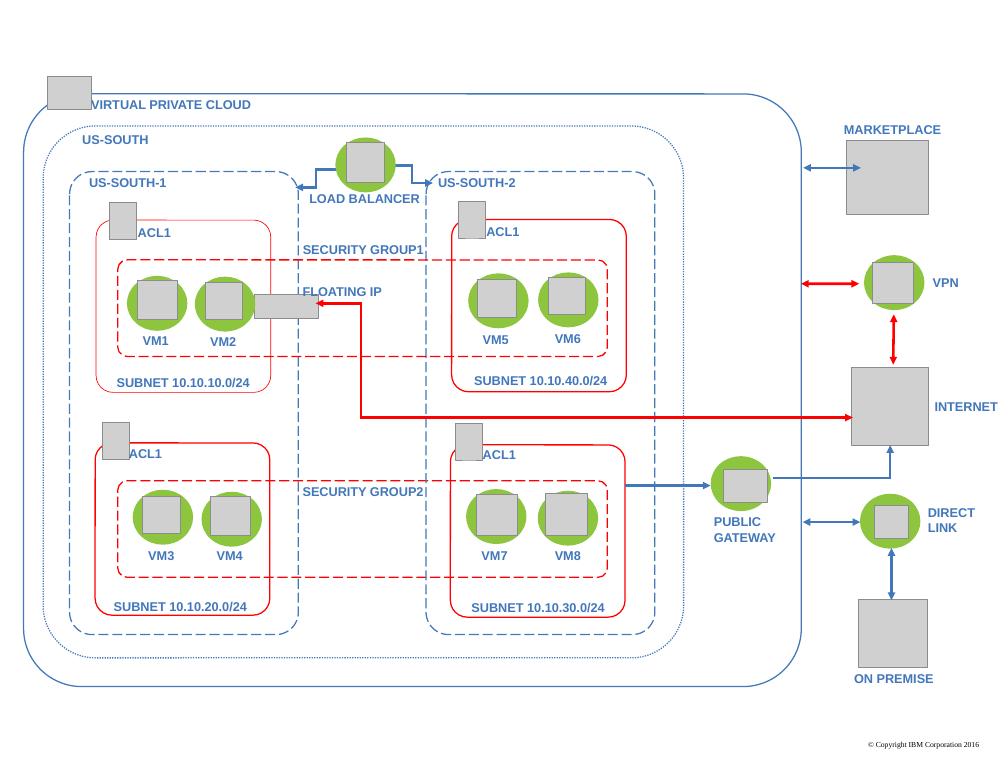
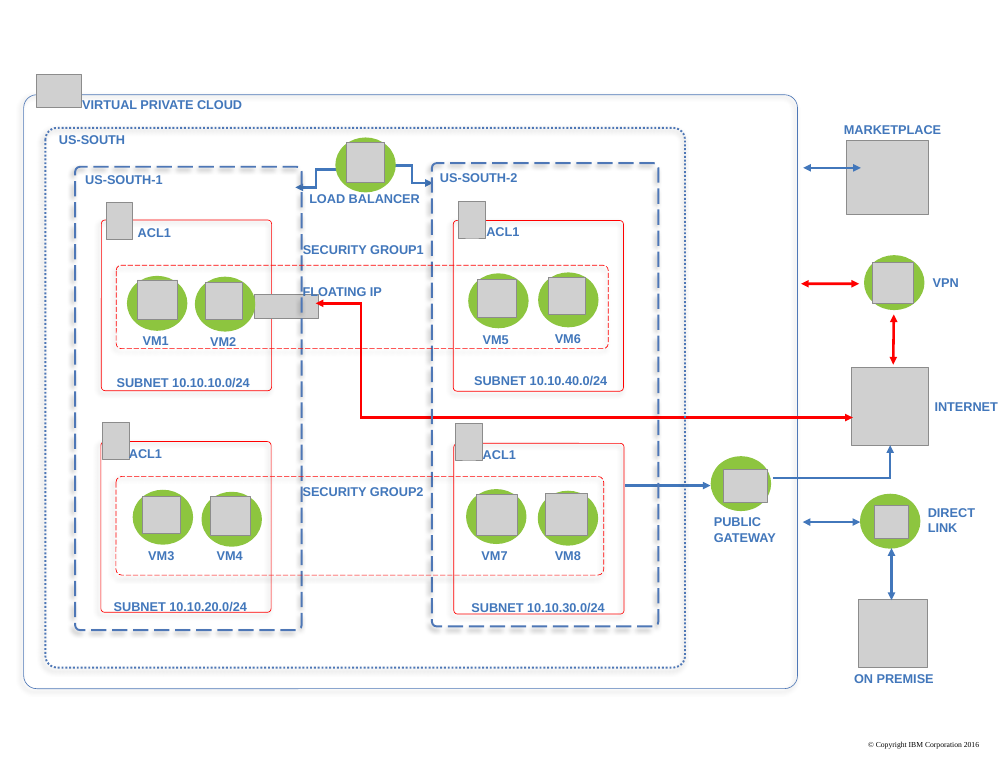
Before and after one commit to ibm-cloud-architecture/ibm-cloud-stencils, a slide deck: slide 2 of powerpoint/templates/VirtualPrivateCloudEditablePPT.pptx. Drawn at 1008x779 pixels with LibreOffice and Linux fonts; fonts in the diff are those of the drawing; grey boxes stand for pictures. Boxes give left, top, right and bottom in pixels: in the first picture for what was removed or moved away, otherwise in the second. Text is boxed around its words. In the diff, an @@ line names an element or a change of style, - is before the commit and + after.

```diff
--- a/powerpoint/templates/VirtualPrivateCloudEditablePPT.pptx
+++ b/powerpoint/templates/VirtualPrivateCloudEditablePPT.pptx
@@ picture: place and size @@
-picture at (48,76,93,109)
+picture at (37,74,82,107)
@@ rounded rectangle: place and size @@
-rounded rectangle at (24,93,802,686)
+rounded rectangle at (24,94,797,688)
@@ rounded rectangle at (24,94,797,688): outline #4378BB 1 pt to #4E77B6 0.5 pt; shadow on; proportions changed @@
@@ text "VIRTUAL PRIVATE CLOUD": place and size @@
-text "VIRTUAL PRIVATE CLOUD" at (91,99,251,110)
+text "VIRTUAL PRIVATE CLOUD" at (82,100,242,109)
@@ rounded rectangle: place and size @@
-rounded rectangle at (43,126,684,657)
+rounded rectangle at (45,128,685,668)
@@ text "US-SOUTH": place and size @@
-text "US-SOUTH" at (82,135,148,144)
+text "US-SOUTH" at (59,135,125,144)
@@ rounded rectangle: place and size @@
-rounded rectangle at (70,171,299,634)
+rounded rectangle at (75,167,301,630)
@@ text "US-SOUTH-1": place and size @@
-text "US-SOUTH-1" at (89,178,167,187)
+text "US-SOUTH-1" at (85,175,163,184)
@@ outline #4378BB 1 pt dashed to #4E77B6 1.5 pt dashed; shadow on; proportions changed in 3 elements at (45,128,685,668), (75,167,301,630), (432,163,658,627) @@
@@ rounded rectangle: place and size @@
-rounded rectangle at (426,171,655,634)
+rounded rectangle at (432,163,658,627)
@@ text "US-SOUTH-2": place and size @@
-text "US-SOUTH-2" at (438,178,516,187)
+text "US-SOUTH-2" at (440,173,518,182)
@@ rounded rectangle: place and size @@
-rounded rectangle at (96,220,271,392)
+rounded rectangle at (102,220,272,390)
@@ rounded rectangle at (102,220,272,390): shadow on; proportions changed @@
@@ rounded rectangle at (116,265,608,348): outline #FF0000 1 pt dashed to #FF0000 0.5 pt dashed; shadow on; proportions changed @@
@@ rounded rectangle: place and size @@
-rounded rectangle at (117,260,607,356)
+rounded rectangle at (116,265,608,348)
@@ outline #FF0000 1 pt to #FF0000 0.5 pt; shadow on; proportions changed in 3 elements at (454,221,624,391), (454,444,624,614), (101,442,271,612) @@
@@ rounded rectangle: place and size @@
-rounded rectangle at (95,443,270,615)
+rounded rectangle at (101,442,271,612)
@@ rounded rectangle: place and size @@
-rounded rectangle at (117,481,607,577)
+rounded rectangle at (116,477,604,575)
@@ rounded rectangle at (116,477,604,575): outline #FF0000 1 pt dashed to #FF0000 0.5 pt dashed; shadow on; proportions changed @@
```
Also in this commit, not shown: 1 other slide changed.
